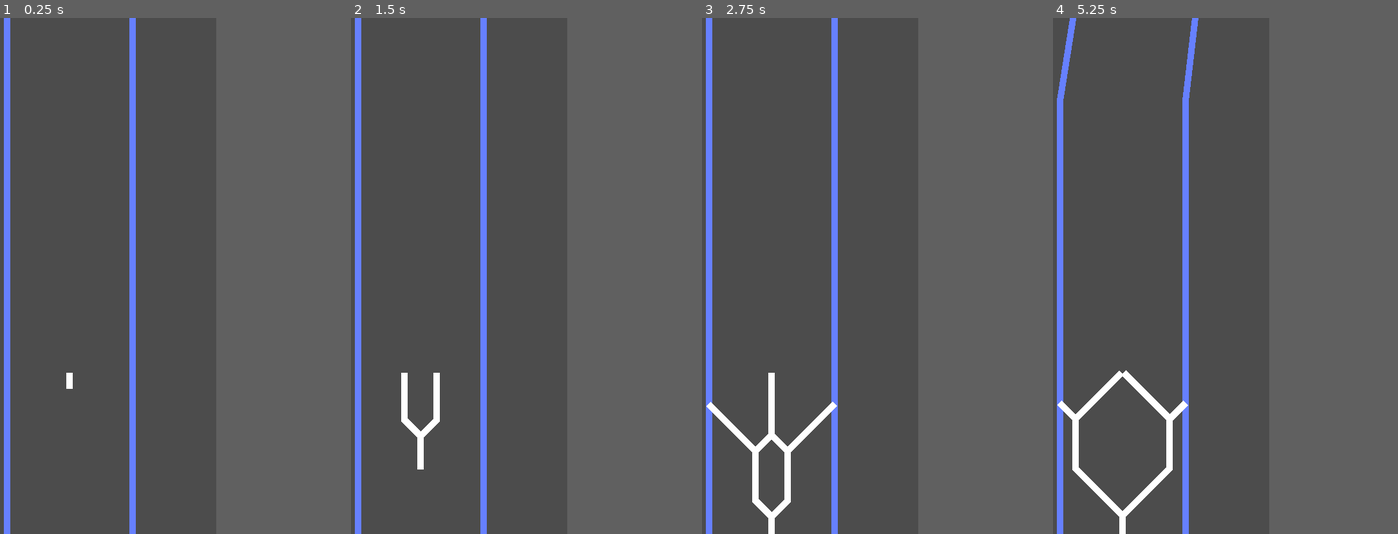
Above: before the commit, frames 1-4 (left to right).
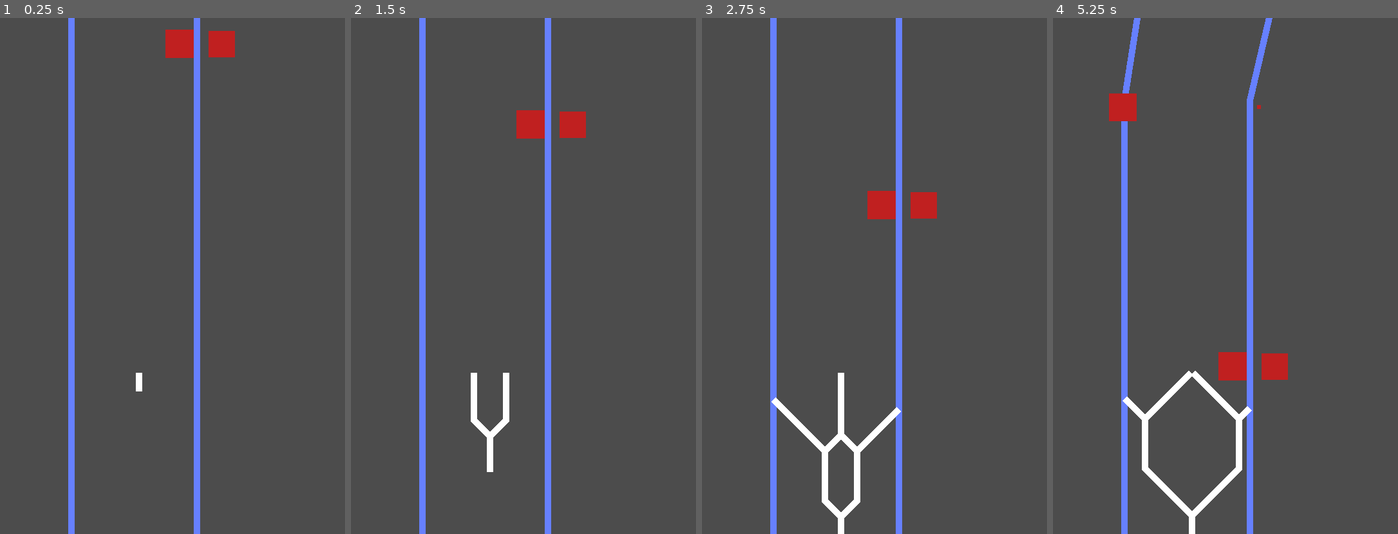
Above: after the commit, the same moments.

Repository: Ryan-Mirch/Divide-Endless-Runner-Game
Game: Godot game, scene res://Scenes/GameScene.tscn
Same seed, same stepped clock (60 frames per second), same inputs: the game is played once before the commit and once after it.
Inputs:
- Up to frame 1 (0.25 s): no input
- Up to frame 2 (1.5 s): tap Enter (ui_accept) at 0.5, 0.77 s
- Up to frame 3 (2.75 s): tap Enter (ui_accept) at 1.52 s
- Up to frame 4 (5.25 s): tap Enter (ui_accept) at 3.02, 3.77, 4.52 s
In our replay, the window is 450x800 before the commit and 650x800 after it. These sizes can differ from the game's own. Grey fills any space a smaller window leaves; there, only what the larger window draws over its background counts as a difference.

The runs differ from the first frame. In frame 1, 8.4% of the frame differs, in the area x 1-69%, y 0-100%; in frame 2, 9.4%; in frame 3, 11%; in frame 4, 11%.

Commit message:
Changed Border Limits

Diff:
--- a/Scenes/Barrier.tscn
+++ b/Scenes/Barrier.tscn
@@ -1,34 +1,7 @@
-[gd_scene load_steps=4 format=2]
-
-[sub_resource type="GDScript" id=1]
-script/source = "extends ColorRect
-
-# Declare member variables here. Examples:
-# var a = 2
-# var b = \"text\"
-
-# Called when the node enters the scene tree for the first time.
-func _ready():
-	print(rect_position)
-
-# Called every frame. 'delta' is the elapsed time since the previous frame.
-func _process(delta):
-	update_length(delta)
-
-func update_length(delta):
-	var pixelsToMove
-	var speed = Global.speed
-
-	pixelsToMove = (speed * (delta))
-
-	rect_position.y += pixelsToMove
-
-	if rect_position.y > $\"../Garbage\".rect_position.y:
-		queue_free()
-"
+[gd_scene load_steps=3 format=2]
 
 [sub_resource type="GDScript" id=2]
-script/source = "extends Area2D
+script/source = "extends ColorRect
 
 # Declare member variables here. Examples:
 # var a = 2
@@ -39,28 +12,34 @@
 	pass # Replace with function body.
 
 # Called every frame. 'delta' is the elapsed time since the previous frame.
-#func _process(delta):
-#	pass
+func _process(delta):
+	update_position(delta)
 
-func get_twin():
-	return self
+func update_position(delta):
+	var pixelsToMove
+	var speed = Global.speed
+
+	pixelsToMove = (speed * (delta))
+
+	rect_position.y += pixelsToMove
+
+func initialize(s, x):
+	rect_scale = Vector2(s,s)
+	rect_position = Vector2(x,0)
 "
 
-[sub_resource type="RectangleShape2D" id=3]
+[sub_resource type="RectangleShape2D" id=1]
 extents = Vector2( 15, 15 )
 
 [node name="Barrier" type="ColorRect"]
-anchor_right = 1.0
-anchor_bottom = 1.0
-margin_right = -870.0
-margin_bottom = -1570.0
-script = SubResource( 1 )
+margin_right = 30.0
+margin_bottom = 30.0
+rect_pivot_offset = Vector2( 15, 15 )
+color = Color( 0.752941, 0.12549, 0.12549, 1 )
+script = SubResource( 2 )
 
-[node name="Barrier" type="Area2D" parent="." groups=[
-"Barrier",
-]]
-script = SubResource( 2 )
+[node name="Barrier" type="Area2D" parent="."]
 
 [node name="CollisionShape2D" type="CollisionShape2D" parent="Barrier"]
 position = Vector2( 15, 15 )
-shape = SubResource( 3 )
+shape = SubResource( 1 )
--- a/Scenes/Border.tscn
+++ b/Scenes/Border.tscn
@@ -14,7 +14,7 @@
 var side = 0
 # Called when the node enters the scene tree for the first time.
 func _ready():
-	pass
+	get_parent().addBarrier()
 
 
 # Called every frame. 'delta' is the elapsed time since the previous frame.
--- a/Scenes/GameScene.tscn
+++ b/Scenes/GameScene.tscn
@@ -1,6 +1,4 @@
-[gd_scene load_steps=3 format=2]
-
-[ext_resource path="res://Scenes/Segment.tscn" type="PackedScene" id=1]
+[gd_scene load_steps=2 format=2]
 
 [sub_resource type="GDScript" id=1]
 script/source = "extends Control
@@ -12,12 +10,17 @@
 func _ready():
 	initialize()
 
+
 # Called every frame. 'delta' is the elapsed time since the previous frame.
 func _process(delta):
 	pass
 	#print(Global.time)
 
 func initialize():
+
+	var seg = Global.segment.instance()
+	add_child(seg)
+	seg.rect_position = Vector2(Global.centerX, Global.segY)
 
 	var borderLeft = Global.border.instance()
 	var borderRight = Global.border.instance()
@@ -35,16 +38,16 @@
 	var rightP2 = Vector2(Global.centerX + 95, Global.botY)
 
 	borderLeft.setPoints(leftP1, leftP2)
-	borderRight.setPoints(rightP1, rightP2)"
+	borderRight.setPoints(rightP1, rightP2)
+
+func addBarrier():
+	var b = Global.barrier.instance()
+	add_child(b)
+	b.initialize(rand_range(0.1, 2), Global.centerX + rand_range(-200, 200))
+	"
 
 [node name="GameScene" type="Control"]
 anchor_right = 1.0
 anchor_bottom = 1.0
 rect_pivot_offset = Vector2( 190, 630 )
 script = SubResource( 1 )
-
-[node name="Segment" parent="." instance=ExtResource( 1 )]
-margin_left = -7.84912
-margin_top = -250.0
-margin_right = 2.15088
-margin_bottom = -250.0
--- a/Scripts/Global.gd
+++ b/Scripts/Global.gd
@@ -9,14 +9,15 @@
 onready var botY = get_viewport().size.y
 onready var centerX = get_viewport().size.x / 2
 
-onready var borderLimit_LeftOuter = 10
+onready var borderLimit_LeftOuter = centerX - 300
 onready var borderLimit_LeftInner = centerX - 20
-onready var borderLimit_RightOuter = get_viewport().size.x - 10
+onready var borderLimit_RightOuter = centerX + 300
 onready var borderLimit_RightInner = centerX + 20
 
 
 var segment = preload("res://Scenes/Segment.tscn")
 var border = preload("res://Scenes/Border.tscn")
+var barrier = preload("res://Scenes/Barrier.tscn")
 
 func _ready():
 	pass
--- a/project.godot
+++ b/project.godot
@@ -27,7 +27,7 @@
 
 window/size/width=900
 window/size/height=1600
-window/size/test_width=450
+window/size/test_width=650
 window/size/test_height=800
 window/stretch/aspect="keep"
 
